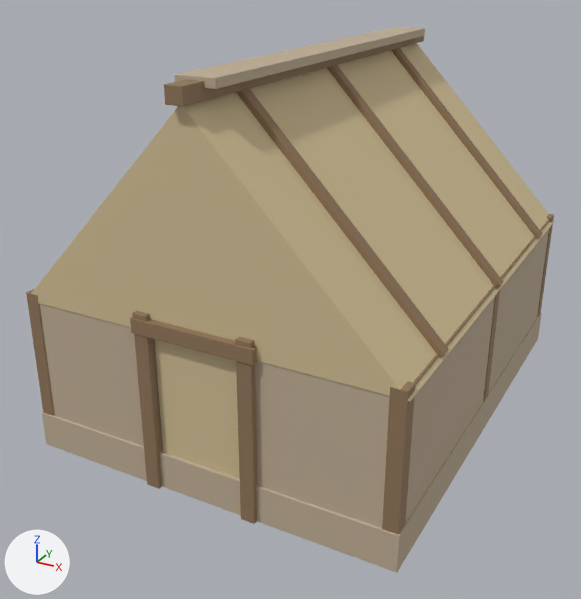
Before and after pictures for a commit that changed the FBX model Assets/Resources/Models/House_Paleo_b.fbx.
Camera for both pictures: a 50 mm camera at (3.47, -7.02, 4.47) aimed at (-0.16, -0.41, 1.17). The axes (+X, +Y, +Z) are drawn at lower left. The lights are the same throughout. The older version comes first. Objects named as collision shapes, trigger or cutter boxes, shadow casters or lower levels of detail are left out. Where no turn or scale is listed for an object, it has been applied to the vertices.

Script lines for the objects in view, before the commit:
```python
me_paleohome_01_b_001 = bpy.data.meshes.new('PaleoHome_01_B.001')
me_paleohome_01_b_001.from_pydata(...)  # 1890 vertices, 1823 faces; spans x -1.86..1.86, y -2.4..2.4, z 0.0..3.62
# faces by material slot: [378, 95, 1350]
me_paleohome_01_b_001.materials.append(mat_paleohome_01_b_m_mudtile)  # beige #bfad95
me_paleohome_01_b_001.materials.append(mat_paleohome_01_b_m_reedbundle)  # beige #d1bf95
me_paleohome_01_b_001.materials.append(mat_paleohome_01_b_m_stick)  # brown #907659
ob_house_paleo_b = bpy.data.objects.new('House_Paleo_b', me_paleohome_01_b_001)
ob_house_paleo_b.location = (0.0, 0.0, 0.0)
```
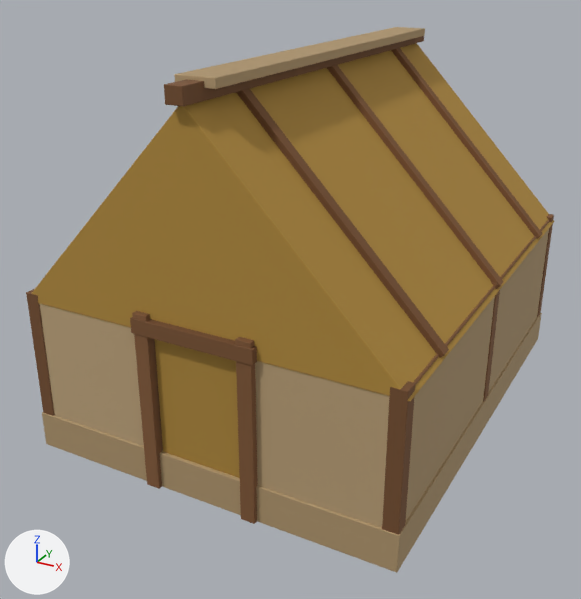
What differs and where, as boxes (x1, y1, x2, y2) in the pictures (581 x 599 px):
'House_Paleo_b', recoloured, surface changed (beige to brown): (26, 27, 554, 573) in both
part 1 of me_paleohome_01_b_001, recoloured: (39, 27, 549, 573) in both
part 2 of me_paleohome_01_b_001, recoloured (beige to brown): (31, 43, 554, 478) in both
part 3 of me_paleohome_01_b_001, recoloured: (26, 36, 554, 535) in both
part 4 of me_paleohome_01_b_001, surface changed (beige to brown): (26, 27, 554, 573) in both

The change, as a diff of the scene's bpy script:
```diff
--- a/Assets/Resources/Models/House_Paleo_b.fbx.py
+++ b/Assets/Resources/Models/House_Paleo_b.fbx.py
@@ img_palette_png @@
+img_palette_png = load_image('palette.png', '../../Art/Palette/Palette.png', 128, 432, 'sRGB')
@@ mat_m_palette @@
+mat_m_palette = principled_material('M_Palette')
+mat_m_palette.texture = img_palette_png
+mat_m_palette.roughness = 0.85
@@ me_paleohome_01_b_001 @@
 me_paleohome_01_b_001.from_pydata(...)  # 1890 vertices, 1823 faces; spans x -1.86..1.86, y -2.4..2.4, z 0.0..3.62
 # used by ob_house_paleo_b; location = (0.0, 0.0, 0.0)
+# me_paleohome_01_b_001 part 1: all 378 faces that had it switch from mat_paleohome_01_b_m_mudtile (beige #bfad95) to mat_m_palette (picture img_palette_png)
+# me_paleohome_01_b_001 part 2: all 95 faces that had it switch from mat_paleohome_01_b_m_reedbundle (beige #d1bf95) to mat_m_palette (picture img_palette_png)
+# me_paleohome_01_b_001 part 3: all 1350 faces that had it switch from mat_paleohome_01_b_m_stick (brown #907659) to mat_m_palette (picture img_palette_png)
+# me_paleohome_01_b_001 part 4: texture (UV) coordinates of 1823 of 1823 faces, centred in x -1.86..1.86, y -2.4..2.4, z 0.0..3.62, changed; they spanned u 0.01..0.99, v 0.01..0.99 and now span u 0.06..0.56, v 0.28..0.43
```
